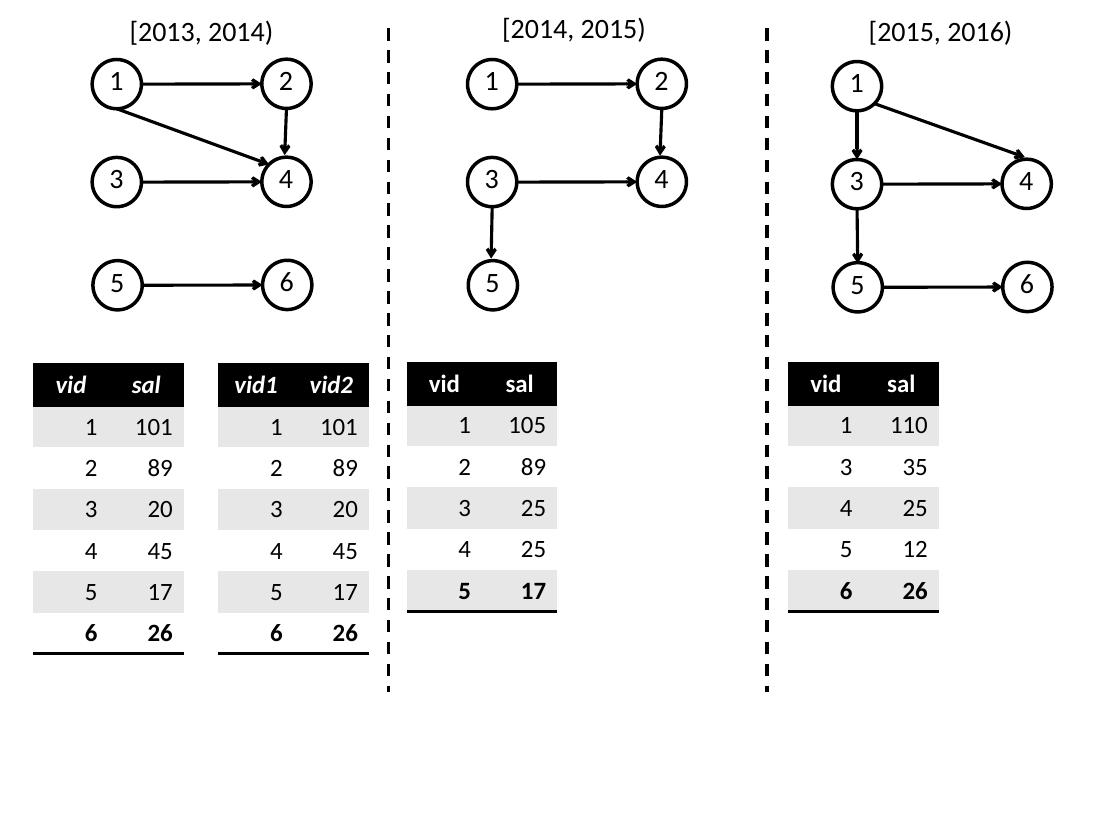
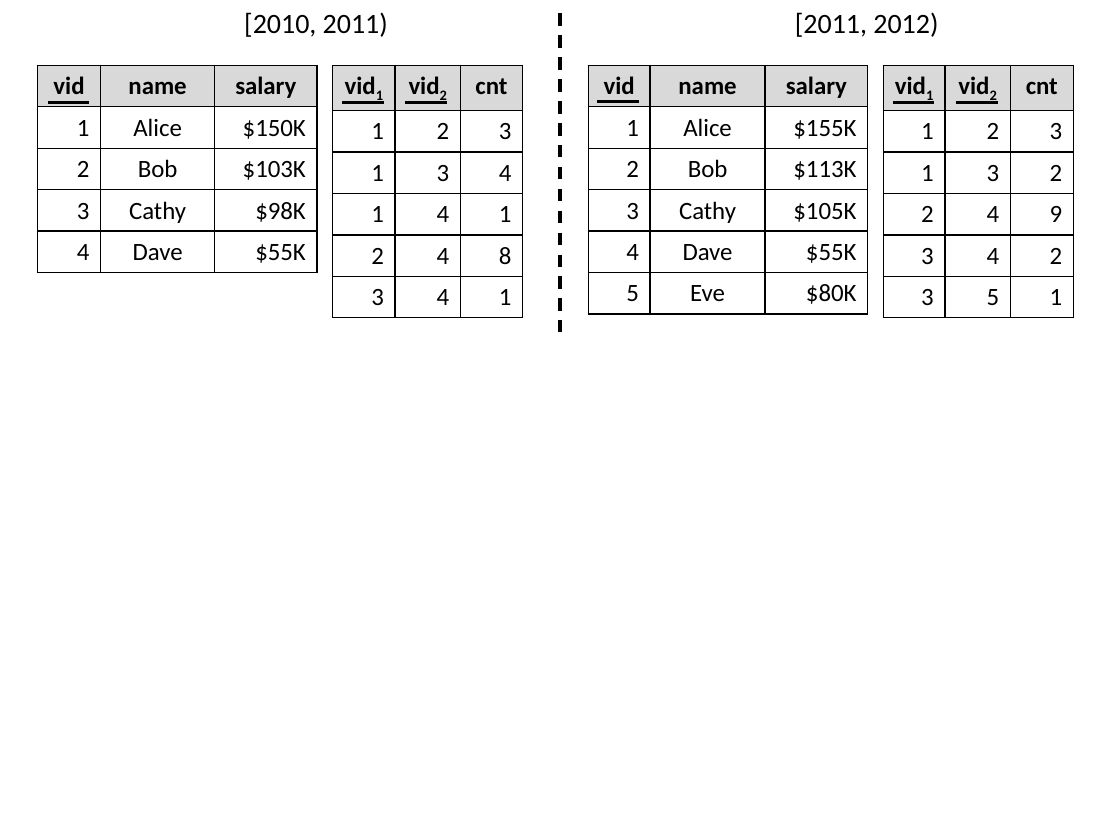
Before and after one commit to PortalDB/portal, a slide deck: slide 3 of paper/sigmod2016/figs/figures.pptx. Drawn at 1120x840 pixels with LibreOffice and Linux fonts; fonts in the diff are those of the drawing. Boxes give left, top, right and bottom in pixels: in the first picture for what was removed or moved away, otherwise in the second. Text is boxed around its words. In the diff, an @@ line names an element or a change of style, - is before the commit and + after.

```diff
--- a/paper/sigmod2016/figs/figures.pptx
+++ b/paper/sigmod2016/figs/figures.pptx
@@ text removed at <box>130,20,273,45</box> @@
-[2013, 2014)
@@ text added at <box>244,12,388,37</box>, 18 pt, text #000000 @@
+[2010, 2011)
@@ text removed at <box>502,17,646,42</box> @@
-[2014, 2015)
@@ line moved from (389, 28) - (389, 692) to (560, 13) - (560, 332) @@
@@ line removed from (767, 28) to (767, 692) @@
@@ text added at <box>795,12,938,37</box>, 18 pt, text #000000 @@
+[2011, 2012)
@@ text removed at <box>869,20,1012,45</box> @@
-[2015, 2016)
@@ table added at <box>38,65,317,272</box>, 5 rows, 3 columns @@
+vid | name | salary
+1 | Alice | $150K
+2 | Bob | $103K
+3 | Cathy | $98K
+4 | Dave | $55K
@@ table added at <box>333,65,523,314</box>, 6 rows, 3 columns @@
+vid1 | vid2 | cnt
+1 | 2 | 3
+1 | 3 | 4
+1 | 4 | 1
+2 | 4 | 8
+3 | 4 | 1
@@ table added at <box>588,65,868,314</box>, 6 rows, 3 columns @@
+vid | name | salary
+1 | Alice | $155K
+2 | Bob | $113K
+3 | Cathy | $105K
+4 | Dave | $55K
+5 | Eve | $80K
@@ table added at <box>884,65,1074,314</box>, 6 rows, 3 columns @@
+vid1 | vid2 | cnt
+1 | 2 | 3
+1 | 3 | 2
+2 | 4 | 9
+3 | 4 | 2
+3 | 5 | 1
@@ arrow moved from (141, 84) - (262, 84) to (48, 103) - (90, 103) @@
@@ arrow (48, 103) - (90, 103): arrow to line @@
@@ group removed at <box>92,59,311,310</box>: 6 texts, 6 ellipses, 4 arrows @@
-1
-2
-3
-4
-5
-6
@@ line added from (343, 103) to (384, 103), #000000 2 pt @@
@@ line added from (405, 103) to (447, 103), #000000 2 pt @@
@@ arrow moved from (516, 84) - (637, 84) to (597, 102) - (638, 102) @@
@@ arrow (597, 102) - (638, 102): arrow to line @@
@@ group removed at <box>467,59,687,310</box>: 5 texts, 5 ellipses, 3 arrows @@
-1
-2
-3
-4
-5
@@ arrow moved from (881, 184) - (1002, 184) to (893, 103) - (934, 103) @@
@@ arrow (893, 103) - (934, 103): arrow to line @@
@@ arrow moved from (875, 104) - (1025, 157) to (956, 103) - (998, 103) @@
@@ arrow (956, 103) - (998, 103): arrow to line @@
@@ group removed at <box>832,62,1052,312</box>: 5 texts, 5 ellipses, 3 arrows @@
-1
-3
-4
-5
-6
@@ table removed at <box>34,365,184,654</box>, 7 rows, 2 columns @@
-vid | sal
-1 | 101
-2 | 89
-3 | 20
-4 | 45
-5 | 17
-6 | 26
@@ table removed at <box>218,365,368,654</box>, 7 rows, 2 columns @@
-vid1 | vid2
-1 | 101
-2 | 89
-3 | 20
-4 | 45
-5 | 17
-6 | 26
@@ table removed at <box>407,363,557,612</box>, 6 rows, 2 columns @@
-vid | sal
-1 | 105
-2 | 89
-3 | 25
-4 | 25
-5 | 17
@@ table removed at <box>788,363,939,612</box>, 6 rows, 2 columns @@
-vid | sal
-1 | 110
-3 | 35
-4 | 25
-5 | 12
-6 | 26
```
Also in this commit, not shown: 1 other slide changed, 3 other files.
